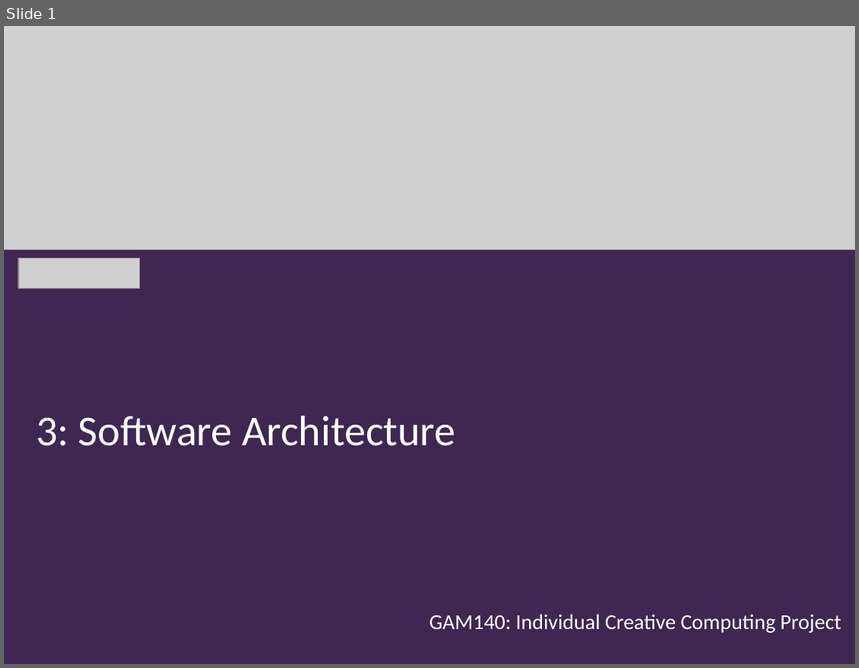
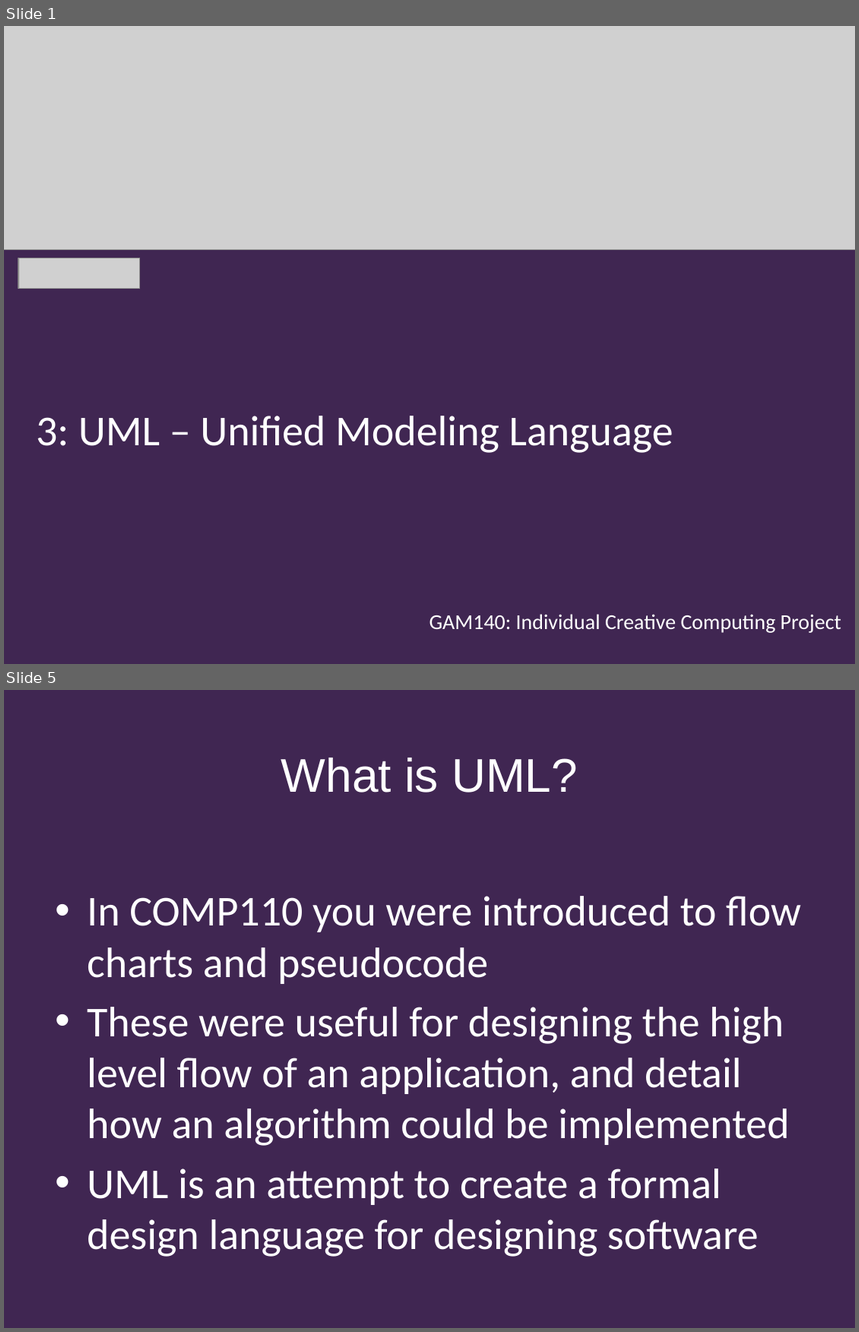
Before and after one commit to Falmouth-Games-Academy/bsc-course-materials, a slide deck: COMP140/04/2019-20-COMP140-04-lecture.pptx. Shown one above the other, each under a label of ours: slide 1 before the commit, slides 1 and 5 after it; the slides between them are not shown. The pictures are 859x668 and 859x1332 pixels, drawn with LibreOffice and Linux fonts; fonts in the diff are those of the drawing; grey boxes stand for pictures; background and template pictures are left out. Boxes give left, top, right and bottom in pixels: in the first picture for what was removed or moved away, otherwise in the second. Text is boxed around its words. In the diff, an @@ line names an element or a change of style, - is before the commit and + after.

```diff
--- a/COMP140/04/2019-20-COMP140-04-lecture.pptx
+++ b/COMP140/04/2019-20-COMP140-04-lecture.pptx
@@ slide 5 added at (4, 690, 855, 1328), background #402652 @@
@@ title added at (281, 758, 578, 793), 40 pt, text #FFFFFF @@
+What is UML?
@@ text added at (87, 896, 801, 1257), 36 pt, text #FFFFFF @@
+• In COMP110 you were introduced to flow charts and pseudocode
+• These were useful for designing the high level flow of an application, and detail how an algorithm could be implemented
+• UML is an attempt to create a formal design language for designing software
@@ slide 1 changed as well @@
@@ text at (36, 416, 674, 453): text changed @@
-3: Software Architecture
+3: UML – Unified Modeling Language
```
Also in this commit, not shown: 3 other slides changed, 9 other slides added, 10 slides removed, 2 other files.
